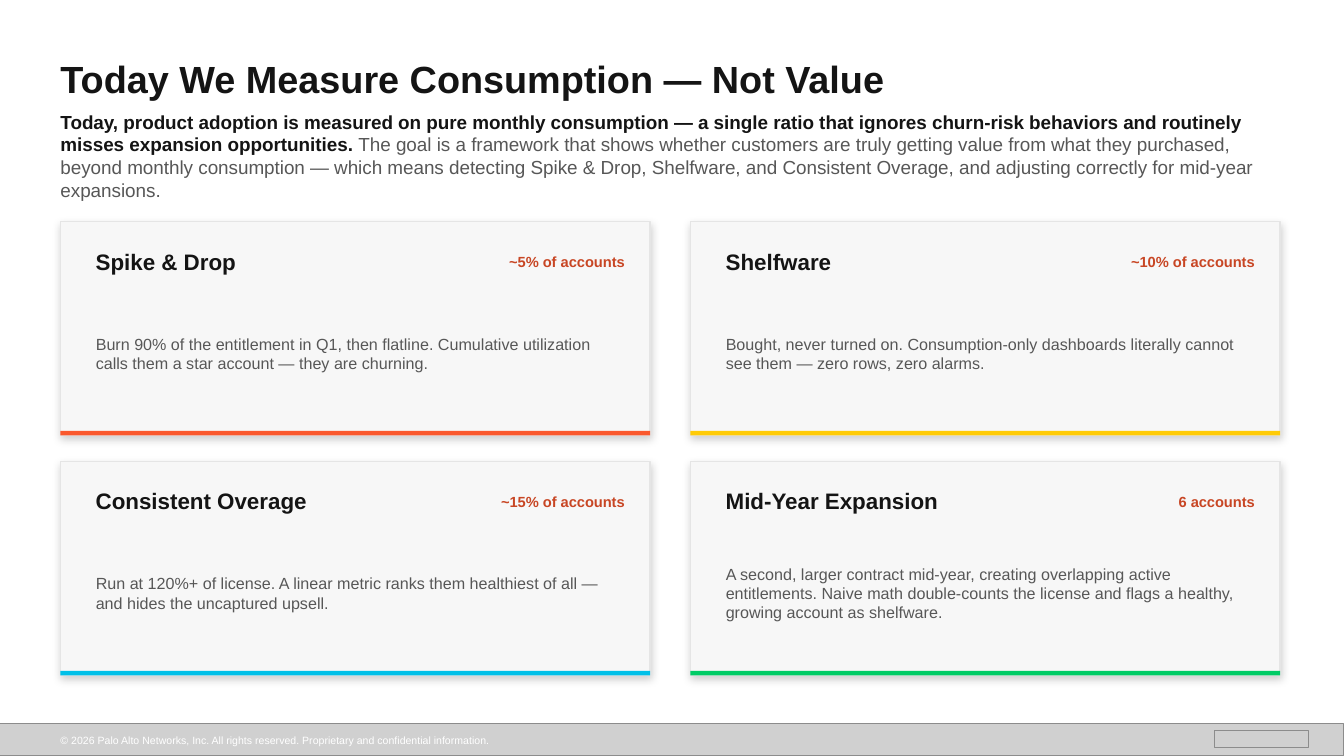
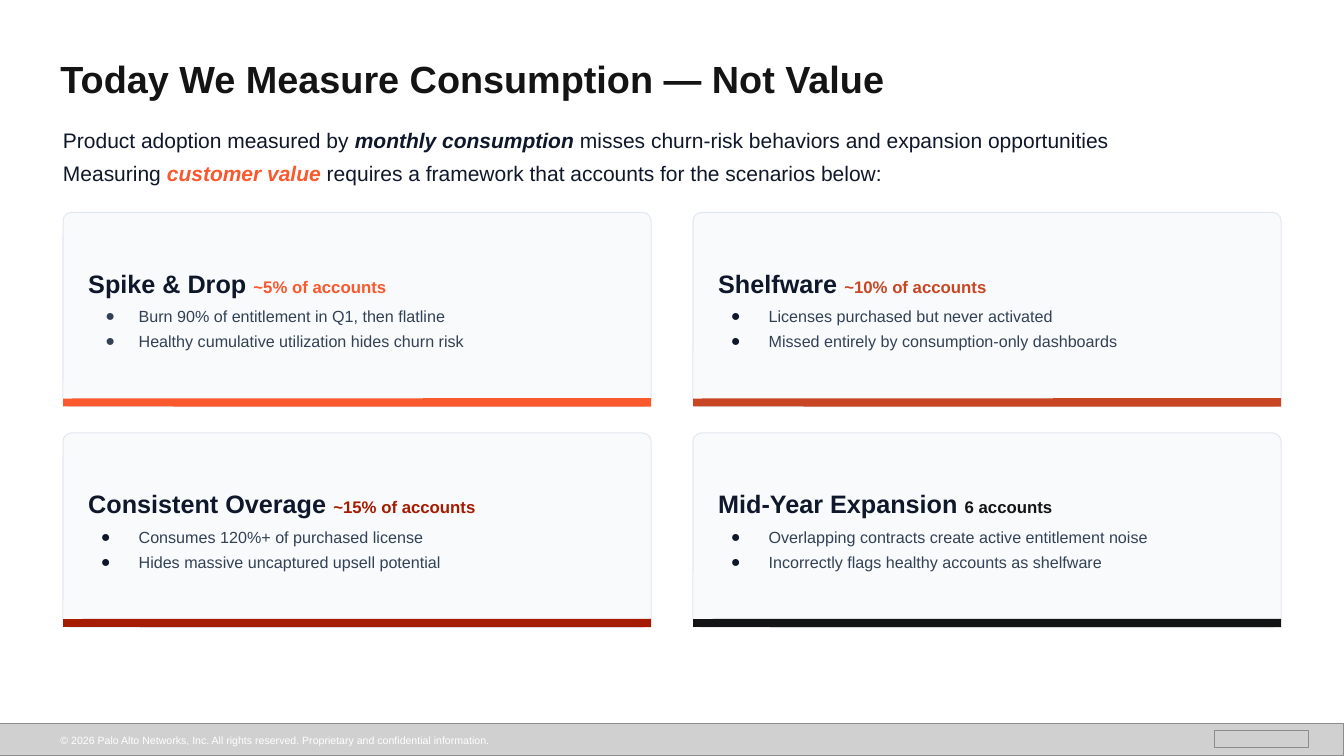
Before and after one commit to erink777-bit/panw-adoption-analytics, a slide deck: slide 2 of executive_presentation.pptx. Drawn at 1344x756 pixels with LibreOffice and Linux fonts; fonts in the diff are those of the drawing; grey boxes stand for pictures; background and template pictures are left out. Boxes give left, top, right and bottom in pixels: in the first picture for what was removed or moved away, otherwise in the second. Text is boxed around its words. In the diff, an @@ line names an element or a change of style, - is before the commit and + after.

```diff
--- a/executive_presentation.pptx
+++ b/executive_presentation.pptx
@@ text at <box>63,132,1108,186</box>: text changed; size 13.5 to 15 pt; text colour #575757 to #0F172A @@
-Today, product adoption is measured on pure monthly consumption — a single ratio that ignores churn-risk behaviors and routinely misses expansion opportunities. The goal is a framework that shows whether customers are truly getting value from what they purchased, beyond monthly consumption — which means detecting Spike & Drop, Shelfware, and Consistent Overage, and adjusting correctly for mid-year expansions.
+Product adoption measured by monthly consumption misses churn-risk behaviors and expansion opportunities
+Measuring customer value requires a framework that accounts for the scenarios below:
@@ text "Product adoption measured by monthly ..." at <box>63,132,1108,186</box>: vertical alignment middle to top @@
@@ rectangle removed at <box>60,222,650,436</box> @@
@@ rounded rectangle added at <box>63,213,650,407</box>, fill #F8FAFC, outline #E2E8F0 0.75 pt @@
@@ rectangle removed at <box>691,222,1280,436</box> @@
@@ rounded rectangle added at <box>694,213,1281,407</box>, fill #F8FAFC, outline #E2E8F0 0.75 pt @@
@@ text removed at <box>96,253,236,275</box> @@
-Spike & Drop
@@ text removed at <box>509,256,625,267</box> @@
-~5% of accounts
@@ text removed at <box>726,253,831,271</box> @@
-Shelfware
@@ text removed at <box>1131,256,1255,267</box> @@
-~10% of accounts
@@ text at <box>88,274,464,351</box>: text changed; text colour #575757 to #334155 @@
-Burn 90% of the entitlement in Q1, then flatline. Cumulative utilization calls them a star account — they are churning.
+Spike & Drop ~5% of accounts
+● Burn 90% of entitlement in Q1, then flatline
+● Healthy cumulative utilization hides churn risk
@@ text added at <box>718,274,1117,351</box>, 11.5 pt, text #334155 @@
+Shelfware ~10% of accounts
+● Licenses purchased but never activated
+● Missed entirely by consumption-only dashboards
@@ text removed at <box>726,338,1233,371</box> @@
-Bought, never turned on. Consumption-only dashboards literally cannot see them — zero rows, zero alarms.
@@ freeform shape added at <box>63,398,650,406</box>, fill #FA582D @@
@@ freeform shape added at <box>694,398,1281,406</box>, fill #C84624 @@
@@ rectangle removed at <box>60,432,650,436</box> @@
@@ rounded rectangle added at <box>63,434,650,628</box>, fill #F8FAFC, outline #E2E8F0 0.75 pt @@
@@ rectangle removed at <box>691,432,1280,436</box> @@
@@ rounded rectangle added at <box>694,434,1281,628</box>, fill #F8FAFC, outline #E2E8F0 0.75 pt @@
@@ rectangle removed at <box>60,462,650,676</box> @@
@@ rectangle removed at <box>691,462,1280,676</box> @@
@@ text at <box>88,494,476,572</box>: text changed; text colour #575757 to #334155 @@
-Run at 120%+ of license. A linear metric ranks them healthiest of all — and hides the uncaptured upsell.
+Consistent Overage ~15% of accounts
+● Consumes 120%+ of purchased license
+● Hides massive uncaptured upsell potential
@@ text removed at <box>96,492,306,514</box> @@
-Consistent Overage
@@ text removed at <box>501,496,625,507</box> @@
-~15% of accounts
@@ text at <box>718,494,1148,572</box>: text changed; text colour #575757 to #334155 @@
-A second, larger contract mid-year, creating overlapping active entitlements. Naive math double-counts the license and flags a healthy, growing account as shelfware.
+Mid-Year Expansion 6 accounts
+● Overlapping contracts create active entitlement noise
+● Incorrectly flags healthy accounts as shelfware
@@ text removed at <box>726,492,938,514</box> @@
-Mid-Year Expansion
@@ text removed at <box>1179,497,1255,507</box> @@
-6 accounts
@@ freeform shape added at <box>63,619,650,627</box>, fill #A51B00 @@
@@ freeform shape added at <box>694,619,1281,627</box>, fill #141414 @@
@@ rectangle removed at <box>60,671,650,676</box> @@
@@ rectangle removed at <box>691,671,1280,676</box> @@
```
Also in this commit, not shown: 5 other slides changed, 1 slide added, 1 slide removed, 2 other files.
